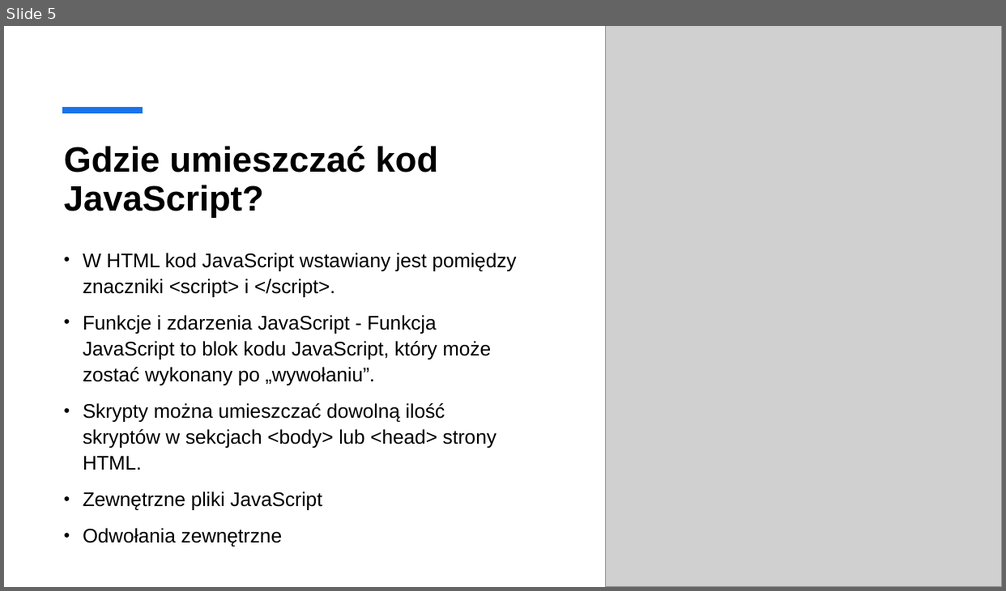
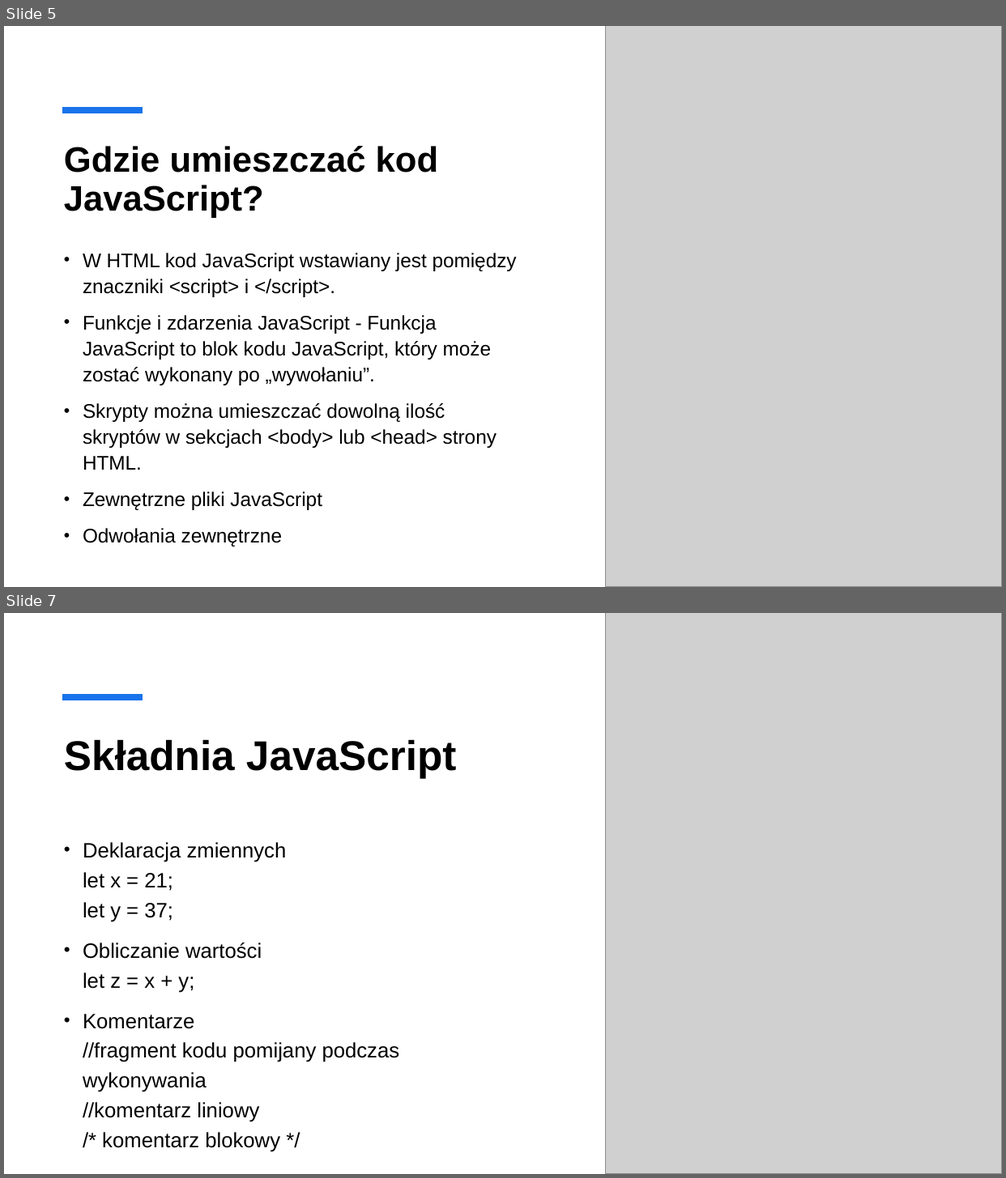
Before and after one commit to Estremo102/Aplikacje-Internetowe, a slide deck: Aplikacje internetowe.pptx. Shown one above the other, each under a label of ours: slide 5 before the commit, slides 5 and 7 after it; the slides between them are not shown. The pictures are 1006x591 and 1006x1178 pixels, drawn with LibreOffice and Linux fonts; fonts in the diff are those of the drawing; grey boxes stand for pictures. Boxes give left, top, right and bottom in pixels: in the first picture for what was removed or moved away, otherwise in the second. Text is boxed around its words. In the diff, an @@ line names an element or a change of style, - is before the commit and + after.

```diff
--- a/Aplikacje internetowe.pptx
+++ b/Aplikacje internetowe.pptx
@@ slide 7 added at box(4, 613, 1002, 1174), background #FFFFFF @@
@@ picture added at box(605, 613, 1002, 1174) @@
@@ line added from (62, 697) to (143, 697), #1973EB 6 pt @@
@@ title added at box(64, 739, 456, 778), 40 pt, text #000000, bold @@
+Składnia JavaScript
@@ text added at box(83, 842, 400, 1122), 20 pt, text #000000 @@
+• Deklaracja zmiennych
+  let x = 21;
+  let y = 37;
+• Obliczanie wartości
+  let z = x + y;
+• Komentarze
+  //fragment kodu pomijany podczas wykonywania
+  //komentarz liniowy
+  /* komentarz blokowy */
```
Also in this commit, not shown: 5 other slides added, 1 slide removed.
